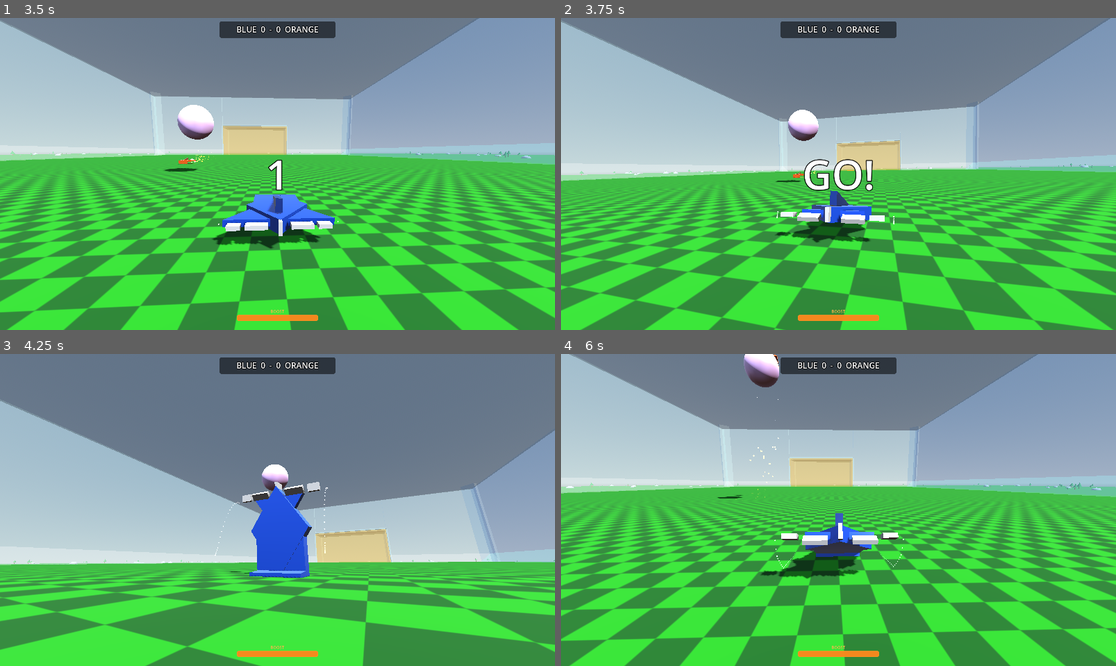
Above: before the commit, frames 1-4 (two rows, left to right).
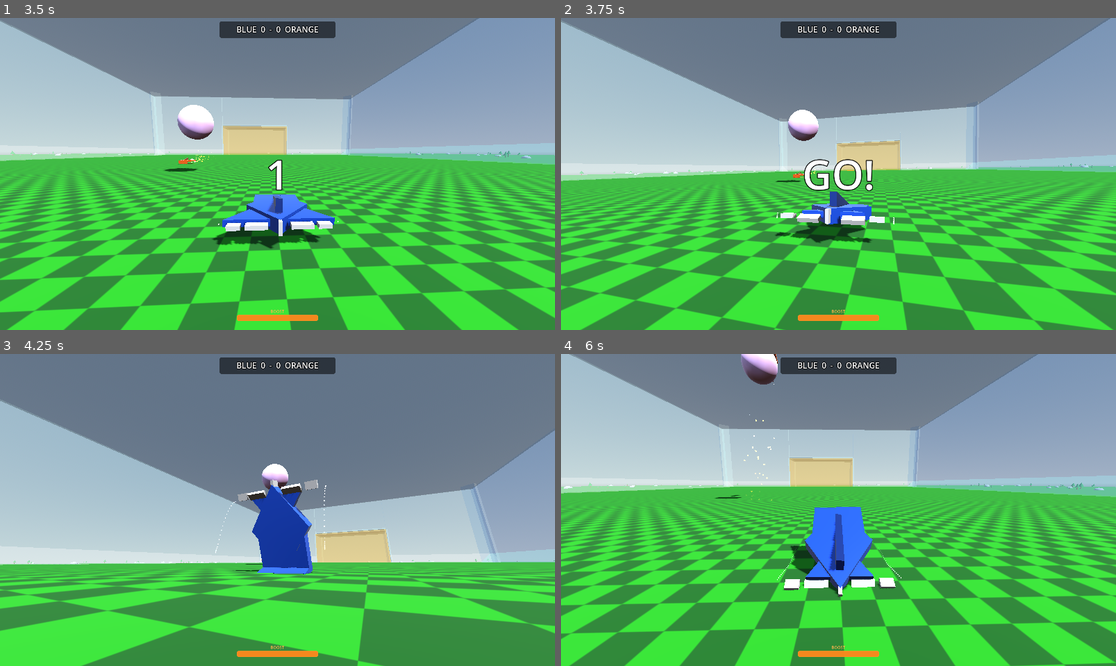
Above: after the commit, the same moments.

Repository: westonkelliher/glider
Game: Godot game, scene res://scenes/main_menu.tscn
Same seed, same stepped clock (60 frames per second), same inputs: the game is played once before the commit and once after it.
Inputs (mouse positions are in pixels of both pictures, inside the frame that each line leads up to):
- Up to frame 1 (3.5 s): click "Play vs AI" at 0.5 s; tap Enter (ui_accept) at 1.25, 1.52, 2.27 s; move the mouse to (305, 174) at 1.27 s; press the mouse at (305, 174) at 1.28 s; hold W (move_forward) from 1.28 s (still down); move the mouse to (249, 174) at 2.02 s; release the mouse at (249, 174) at 2.03 s; tap Shift (air_roll) at 2.1 s; move the mouse to (288, 167) at 2.77 s; hold Right mouse button (boost) from 2.78 s (still down)
- Up to frame 2 (3.75 s): keep holding W (move_forward); tap Enter (ui_accept) at 3.5 s; move the mouse to (832, 180) at 3.52 s; release Right mouse button (boost) at 3.53 s; tap Y (cam_ball_toggle) at 3.6 s
- Up to frame 3 (4.25 s): keep holding W (move_forward); tap Enter (ui_accept) at 3.77 s
- Up to frame 4 (6 s): keep holding W (move_forward); move the mouse to (877, 513) at 4.27 s; tap F (cam_free) at 4.35 s; tap Enter (ui_accept) at 4.52, 5.27 s; move the mouse to (794, 506) at 5.02 s; tap Space (launch) at 5.1 s; move the mouse to (844, 510) at 5.77 s; hold C (toggle_scheme) from 5.78 s (still down)

Frame 1 is identical in both runs. In frame 2, 0.3% of the frame differs, in the area x 38-61%, y 47-73%; in frame 3, 17%; in frame 4, 43%, in the area x 0-100%, y 0-100%.

Commit message:
Tune: slower aileron + rotation rates for steadier handling
Co-Authored-By: Claude Opus 4.8 (1M context) <noreply@anthropic.com>

Diff:
--- a/scripts/flight_tuning.gd
+++ b/scripts/flight_tuning.gd
@@ -9,16 +9,16 @@
 ## Ailerons — how fast a surface eases toward target (1/s) and craft turn
 ## authority per unit of deflection.
 # aileron speed
-@export var AIL_PITCH_SPEED := 6.0
-@export var AIL_ROLL_SPEED := 7.0
-@export var AIL_YAW_SPEED := 4.0
+@export var AIL_PITCH_SPEED := 5.0
+@export var AIL_ROLL_SPEED := 6.0
+@export var AIL_YAW_SPEED := 3.2
 # aileron acc
 @export var AIL_ACC := 1.0 # dont go to 0 even though we interp
 @export var AIL_DAMP_ZONES_SIZE := 0.7 # as a fraction of total aileron range (for each zone)
 # max rotation speeds
-@export var PITCH_MULT := 3.5
-@export var ROLL_MULT := 4.0
-@export var YAW_MULT := 3.0
+@export var PITCH_MULT := 3.0
+@export var ROLL_MULT := 3.5
+@export var YAW_MULT := 2.5
 
 ## Pot-height energy model.
 @export var POT_SPEED_CATCHUP_MULT := 1.5
